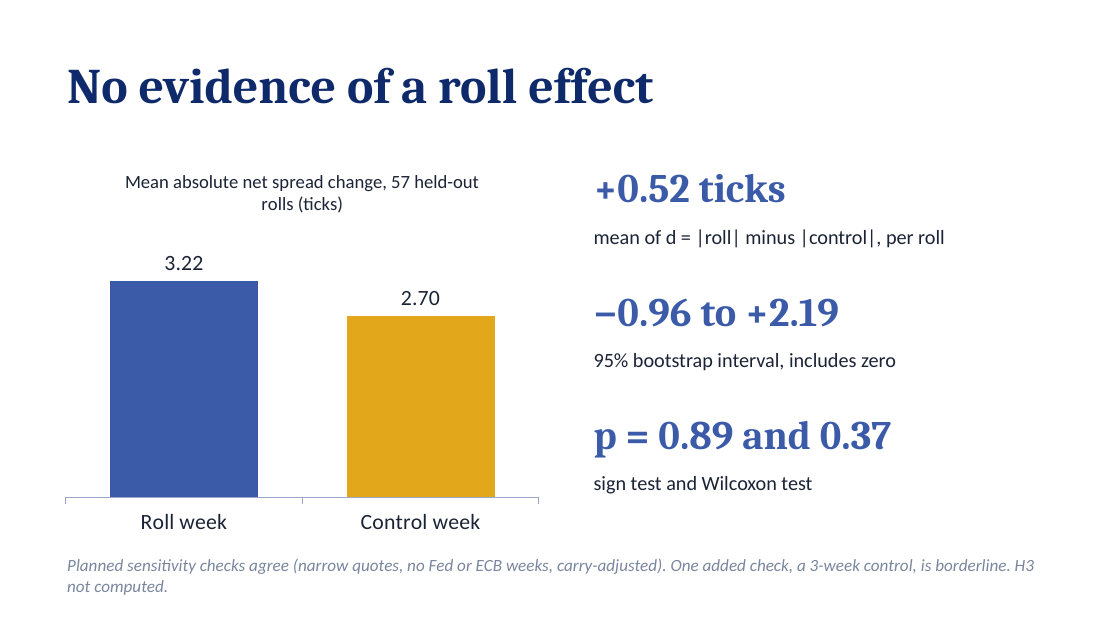
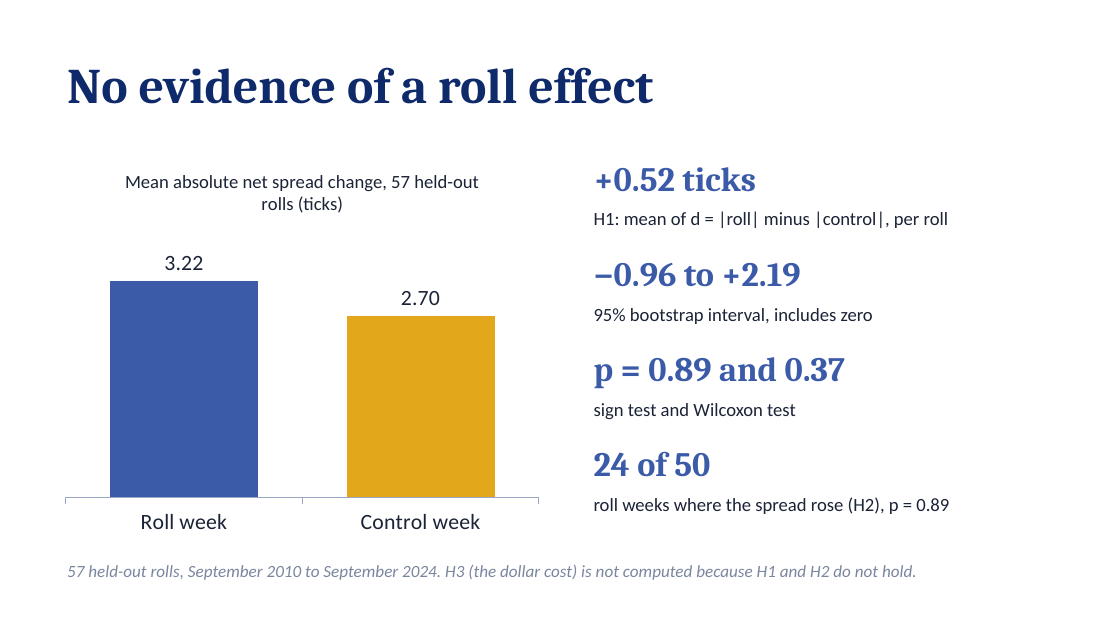
Before and after one commit to chris-mulligan-50/futures-project, a slide deck: slide 6 of docs/project_slides.pptx (slide 4 before the commit). Drawn at 1120x630 pixels with LibreOffice and Linux fonts; fonts in the diff are those of the drawing. Boxes give left, top, right and bottom in pixels: in the first picture for what was removed or moved away, otherwise in the second. Text is boxed around its words. In the diff, an @@ line names an element or a change of style, - is before the commit and + after.

```diff
--- a/docs/project_slides.pptx
+++ b/docs/project_slides.pptx
@@ text at (594, 211, 949, 228): text changed; size 13 to 12 pt @@
-mean of d = |roll| minus |control|, per roll
+H1: mean of d = |roll| minus |control|, per roll
@@ text "−0.96 to +2.19": place and size @@
-text "−0.96 to +2.19" at (594, 298, 839, 327)
+text "−0.96 to +2.19" at (594, 263, 800, 287)
@@ text "95% bootstrap interval, includes zero": place and size @@
-text "95% bootstrap interval, includes zero" at (594, 353, 896, 371)
+text "95% bootstrap interval, includes zero" at (594, 308, 873, 324)
@@ text "95% bootstrap interval, includes zero" at (594, 308, 873, 324): size 13 to 12 pt @@
@@ size 26 to 22 pt in 3 elements at (594, 167, 756, 192), (594, 263, 800, 287), (594, 357, 845, 388) @@
@@ text "p = 0.89 and 0.37": place and size @@
-text "p = 0.89 and 0.37" at (594, 421, 891, 458)
+text "p = 0.89 and 0.37" at (594, 357, 845, 388)
@@ text "sign test and Wilcoxon test" at (594, 403, 796, 419): size 13 to 12 pt @@
@@ text "sign test and Wilcoxon test": place and size @@
-text "sign test and Wilcoxon test" at (594, 476, 812, 494)
+text "sign test and Wilcoxon test" at (594, 403, 796, 419)
@@ text added at (594, 451, 710, 477), 22 pt, text #3B5BA9, bold @@
+24 of 50
@@ text added at (594, 497, 949, 514), 12 pt, text #1B2336 @@
+roll weeks where the spread rose (H2), p = 0.89
@@ text removed at (67, 559, 1034, 595) @@
-Planned sensitivity checks agree (narrow quotes, no Fed or ECB weeks, carry-adjusted). One added check, a 3-week control, is borderline. H3 not computed.
@@ text added at (67, 565, 917, 580), 11 pt, text #7A869E, italic @@
+57 held-out rolls, September 2010 to September 2024. H3 (the dollar cost) is not computed because H1 and H2 do not hold.
```
Also in this commit, not shown: 3 other slides changed, 3 slides added.
